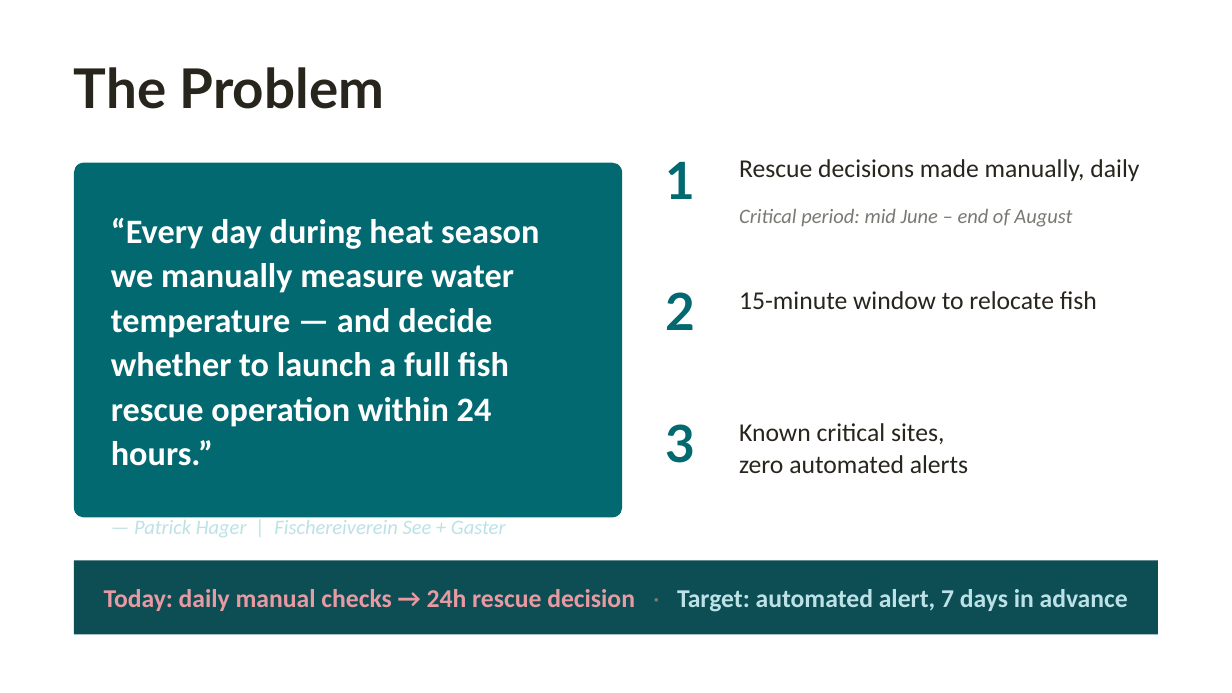
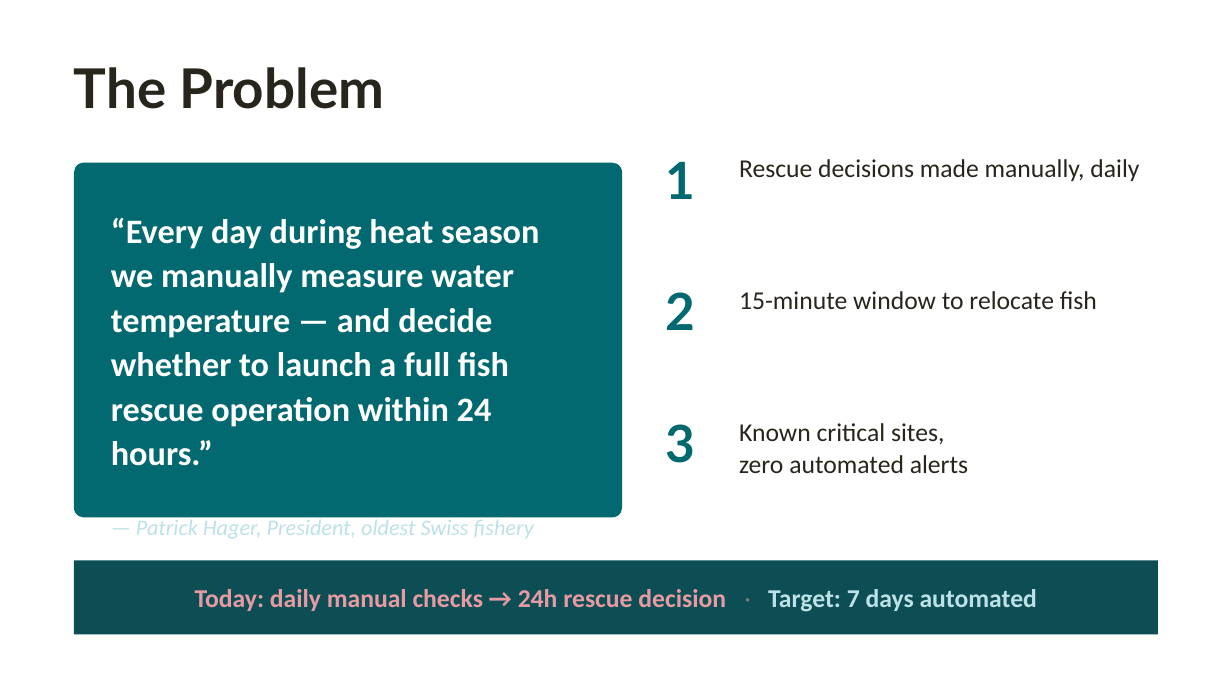
Before and after one commit to polar-bear-after-lunch/AareML, a slide deck: slide 2 of AareML_Sandbox_Pitch.pptx. Drawn at 1232x693 pixels with LibreOffice and Linux fonts; fonts in the diff are those of the drawing. Boxes give left, top, right and bottom in pixels: in the first picture for what was removed or moved away, otherwise in the second. Text is boxed around its words. In the diff, an @@ line names an element or a change of style, - is before the commit and + after.

```diff
--- a/AareML_Sandbox_Pitch.pptx
+++ b/AareML_Sandbox_Pitch.pptx
@@ text removed at bbox=[739, 209, 1072, 227] @@
-Critical period: mid June – end of August
@@ text at bbox=[136, 517, 534, 539]: text changed; size 12 to 13 pt @@
-— Patrick Hager | Fischereiverein See + Gaster
+— Patrick Hager, President, oldest Swiss fishery
@@ text at bbox=[195, 589, 1037, 612]: text changed @@
-Today: daily manual checks → 24h rescue decision · Target: automated alert, 7 days in advance
+Today: daily manual checks → 24h rescue decision · Target: 7 days automated
```
Also in this commit, not shown: 4 other slides changed, 1 other file.
